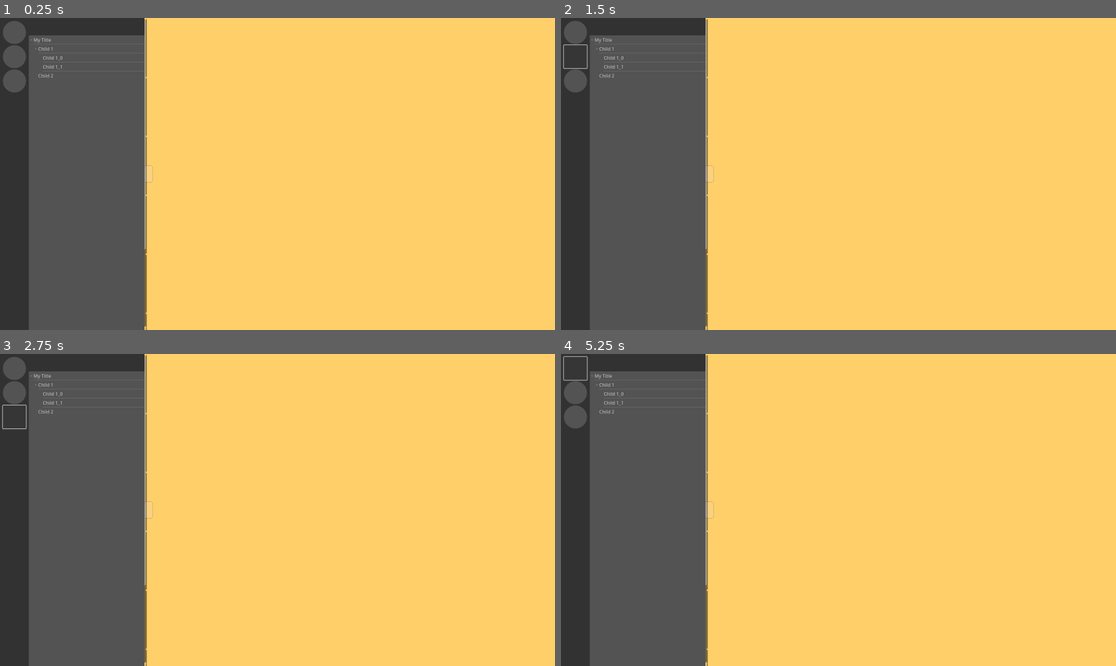
Above: before the commit, frames 1-4 (two rows, left to right).
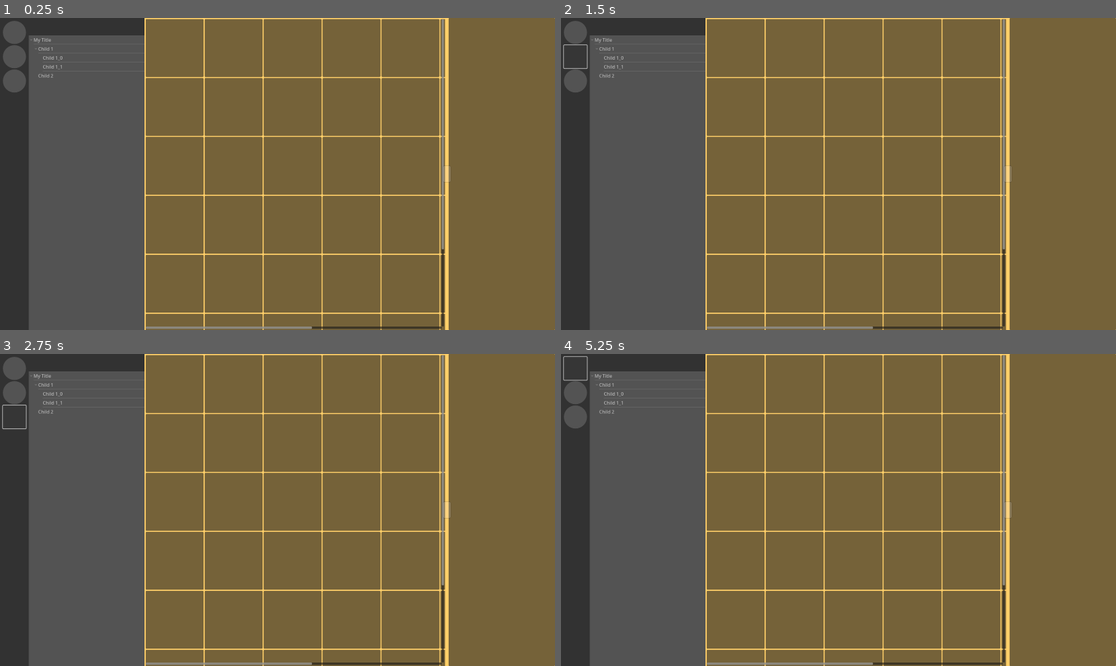
Above: after the commit, the same moments.

Repository: hunsri/3DAM
Game: Godot game, scene res://MainUI.tscn
Same seed, same stepped clock (60 frames per second), same inputs: the game is played once before the commit and once after it.
Inputs (mouse positions are in pixels of both pictures, inside the frame that each line leads up to):
- Up to frame 1 (0.25 s): no input
- Up to frame 2 (1.5 s): click (577, 33) at 0.5 s; click (577, 55) at 1.25 s
- Up to frame 3 (2.75 s): click (16, 416) at 2 s
- Up to frame 4 (5.25 s): click (577, 369) at 2.75 s; click (577, 391) at 3.5 s; click (577, 416) at 4.25 s; click (577, 369) at 5 s

The runs differ from the first frame. In frame 1, 72% of the frame differs, in the area x 26-100%, y 0-100%; in frame 2, 72%; in frame 3, 72%; in frame 4, 72%.

Commit message:
fixes simple layout scaling

Diff:
--- a/MainUI.tscn
+++ b/MainUI.tscn
@@ -27,18 +27,19 @@
 grow_vertical = 2
 theme_override_styles/panel = SubResource("StyleBoxFlat_guh61")
 
-[node name="LocationSelector" parent="Background" instance=ExtResource("1_guh61")]
+[node name="AssetExplorer2d" parent="Background" instance=ExtResource("3_j4ict")]
 layout_mode = 1
+anchors_preset = 15
+grow_horizontal = 2
 
 [node name="DirectorySelector" parent="Background" instance=ExtResource("2_skpw3")]
 layout_mode = 1
-offset_left = 100.0
-offset_right = 100.0
+anchors_preset = 9
+offset_right = 0.0
+grow_horizontal = 1
 
-[node name="AssetExplorer2d" parent="Background" instance=ExtResource("3_j4ict")]
+[node name="LocationSelector" parent="Background" instance=ExtResource("1_guh61")]
 layout_mode = 1
-offset_left = 500.0
-offset_right = 500.0
 
 [node name="LeftSidePanel" type="Panel" parent="."]
 visible = false
--- a/scenes/AssetInfoSidebar.tscn
+++ b/scenes/AssetInfoSidebar.tscn
@@ -8,24 +8,7 @@
 grow_horizontal = 2
 grow_vertical = 2
 
-[node name="FoldableContainer" type="FoldableContainer" parent="."]
-visible = false
-layout_mode = 1
-anchors_preset = -1
-anchor_left = 1.0
-anchor_right = 1.0
-anchor_bottom = 1.0
-offset_left = -1920.0
-offset_right = -840.0
-offset_bottom = -660.0
-grow_horizontal = 0
-grow_vertical = 2
-rotation = 1.5707964
-title = "Asset Info"
-title_alignment = 1
-
 [node name="Panel" type="Panel" parent="."]
-visible = false
 layout_mode = 1
 anchors_preset = 15
 anchor_right = 1.0
--- a/scenes/AssetView2D.tscn
+++ b/scenes/AssetView2D.tscn
@@ -4,19 +4,20 @@
 
 [node name="AssetExplorer2d" type="Control"]
 layout_mode = 3
-anchors_preset = 15
 anchor_right = 1.0
 anchor_bottom = 1.0
-grow_horizontal = 2
 grow_vertical = 2
+size_flags_horizontal = 0
+metadata/_edit_use_anchors_ = true
 
 [node name="HSplitContainer" type="HSplitContainer" parent="."]
 layout_mode = 1
-anchors_preset = 15
+anchors_preset = -1
 anchor_right = 1.0
 anchor_bottom = 1.0
-grow_horizontal = 2
+offset_left = 500.0
 grow_vertical = 2
+split_offset = 1040
 touch_dragger_enabled = true
 
 [node name="ScrollContainer" type="ScrollContainer" parent="HSplitContainer"]
@@ -302,3 +303,4 @@
 
 [node name="AssetInfoSidebar" parent="HSplitContainer" instance=ExtResource("1_txao4")]
 layout_mode = 2
+size_flags_horizontal = 3
--- a/scenes/DirectorySelector.tscn
+++ b/scenes/DirectorySelector.tscn
@@ -5,9 +5,8 @@
 
 [node name="DirectorySelector" type="Control"]
 layout_mode = 3
-anchors_preset = 15
-anchor_right = 1.0
 anchor_bottom = 1.0
+offset_right = 500.0
 grow_horizontal = 2
 grow_vertical = 2
 
@@ -16,7 +15,8 @@
 layout_mode = 1
 anchors_preset = 9
 anchor_bottom = 1.0
-offset_right = 400.0
+offset_left = 100.0
+offset_right = 500.0
 grow_vertical = 2
 theme = ExtResource("1_7uuti")
 theme_type_variation = &"DirectorySidebar"
@@ -39,10 +39,3 @@
 theme_type_variation = &"DirectorySidebar"
 script = ExtResource("2_an3wj")
 metadata/_edit_use_anchors_ = true
-
-[node name="VBoxContainer" type="VBoxContainer" parent="DirectorySidePanel"]
-visible = false
-layout_mode = 0
-offset_top = 60.0
-offset_right = 40.0
-offset_bottom = 100.0
--- a/scenes/LocationSelector.tscn
+++ b/scenes/LocationSelector.tscn
@@ -4,11 +4,11 @@
 
 [node name="LocationSelector" type="Control"]
 layout_mode = 3
-anchors_preset = 15
-anchor_right = 1.0
+anchor_right = 0.052083332
 anchor_bottom = 1.0
 grow_horizontal = 2
 grow_vertical = 2
+metadata/_edit_use_anchors_ = true
 
 [node name="LeftSidePanel" type="Panel" parent="."]
 custom_minimum_size = Vector2(100, 0)
